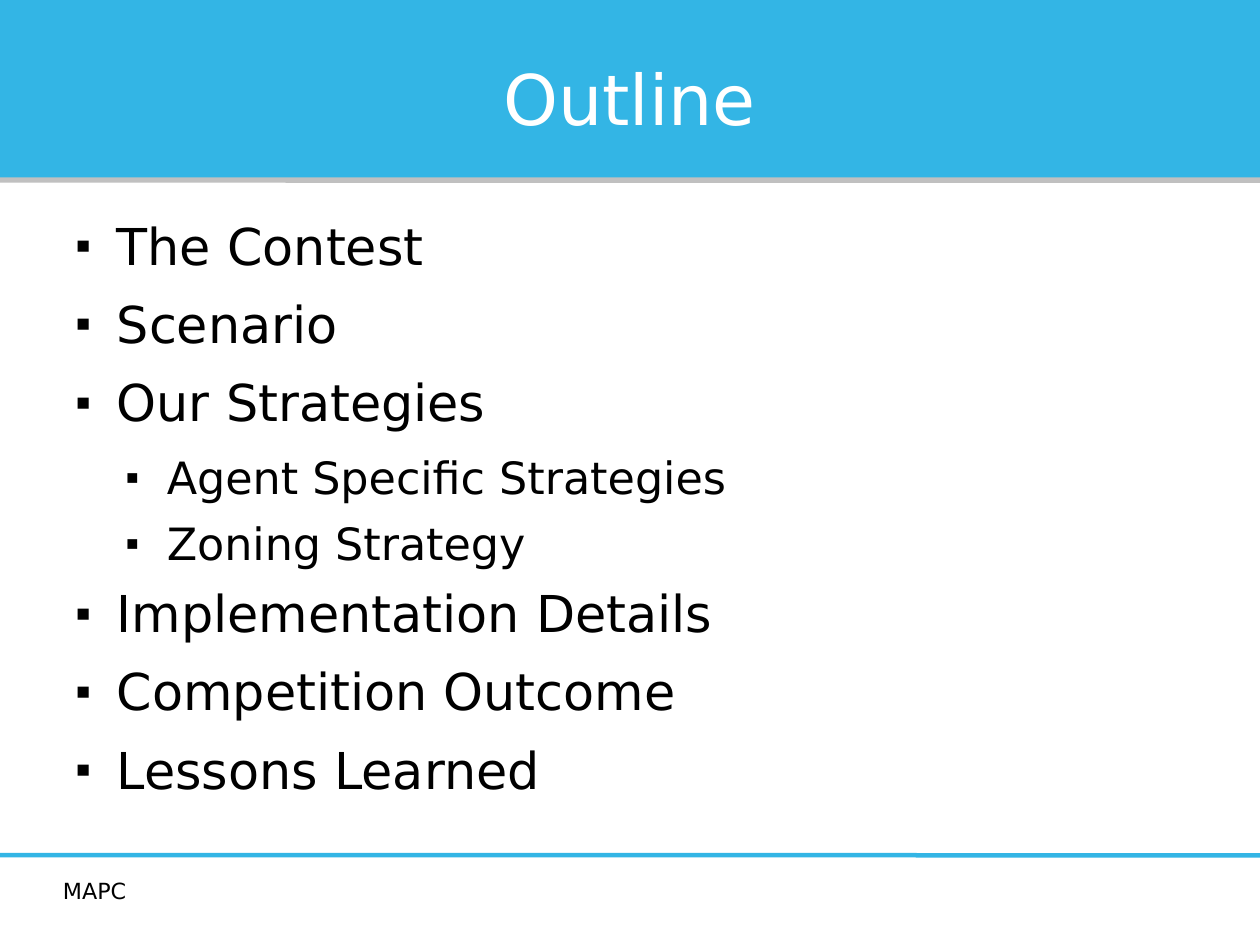
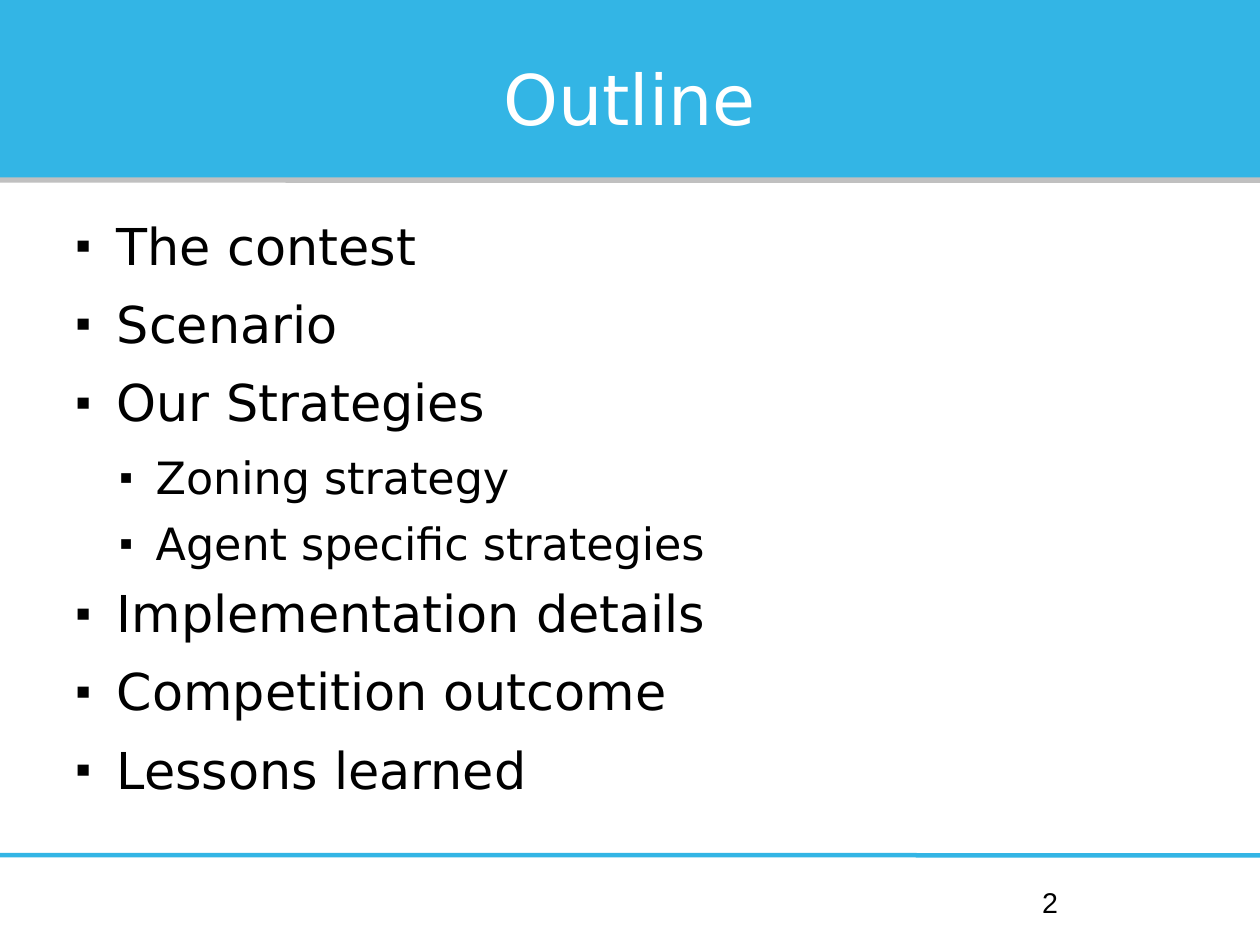
Before and after one commit to Institute-Web-Science-and-Technologies/mapc, a slide deck: slide 2 of Oberseminar/presentation.odp. Drawn at 1260x945 pixels with LibreOffice and Linux fonts; fonts in the diff are those of the drawing. Boxes give left, top, right and bottom in pixels: in the first picture for what was removed or moved away, otherwise in the second. Text is boxed around its words. In the diff, an @@ line names an element or a change of style, - is before the commit and + after.

```diff
--- a/Oberseminar/presentation.odp
+++ b/Oberseminar/presentation.odp
@@ text at box(117, 226, 416, 266): text changed @@
-■ The Contest
+■ The contest
@@ text at box(117, 460, 705, 790): text changed @@
-  ■ Agent Specific Strategies
-  ■ Zoning Strategy
-■ Implementation Details
-■ Competition Outcome
-■ Lessons Learned
+  ■ Zoning strategy
+  ■ Agent specific strategies
+■ Implementation details
+■ Competition outcome
+■ Lessons learned
@@ text removed at box(63, 882, 126, 900) @@
-MAPC
@@ page number added at box(1042, 893, 1058, 913), 18 pt, text #000000 @@
+2
```
Also in this commit, not shown: 29 other slides changed.
